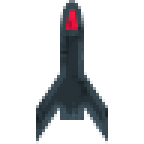
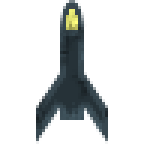
Comparing the layer stacks of the two 144px x 144px images. Changes:
painted on "Missile" over bbox(66, 9, 78, 30)
